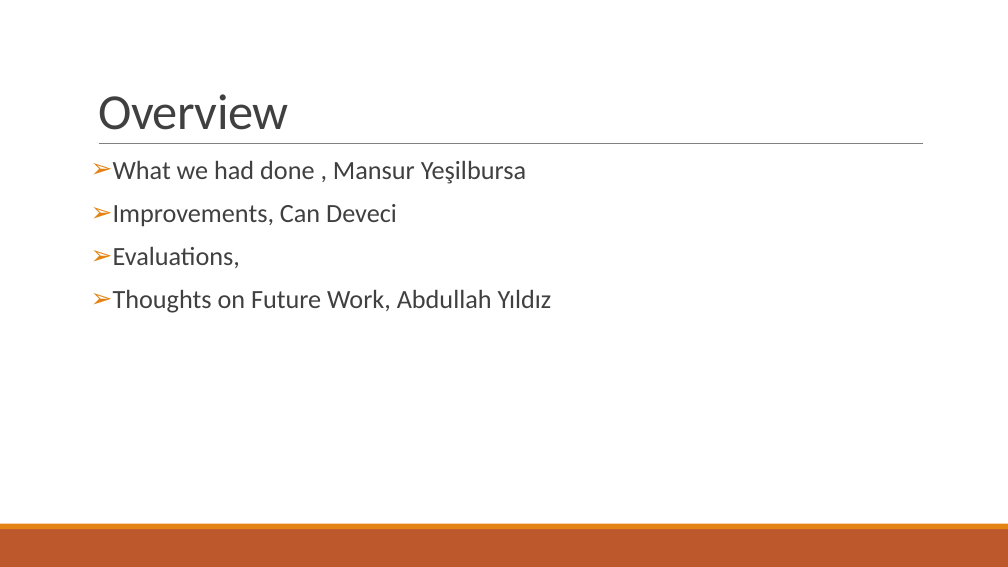
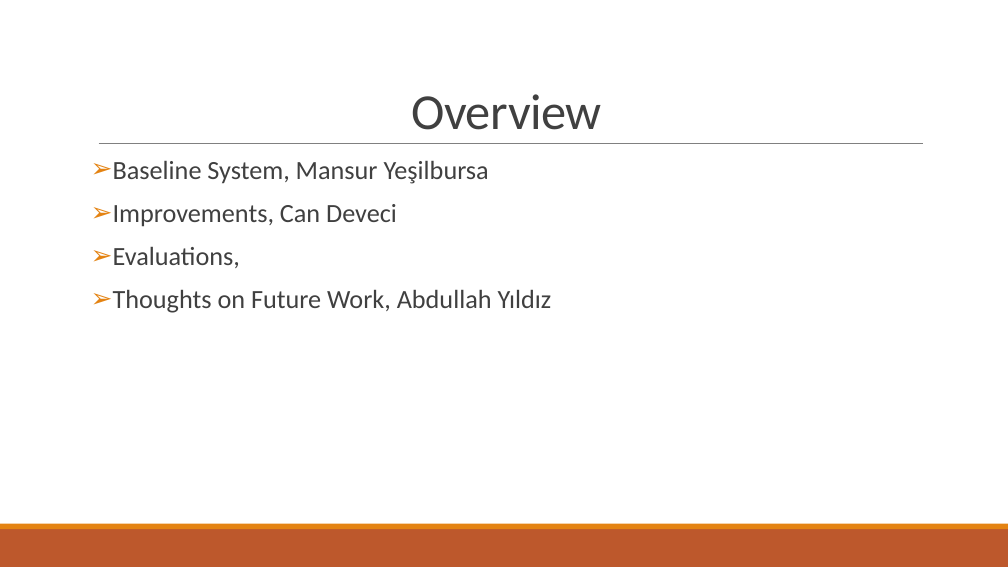
Before and after one commit to abdullahyldz/Cmpe493TermProject, a slide deck: slide 2 of Presentation/Final Presentation/Final Presentation.pptx. Drawn at 1008x567 pixels with LibreOffice and Linux fonts; fonts in the diff are those of the drawing. Boxes give left, top, right and bottom in pixels: in the first picture for what was removed or moved away, otherwise in the second. Text is boxed around its words. In the diff, an @@ line names an element or a change of style, - is before the commit and + after.

```diff
--- a/Presentation/Final Presentation/Final Presentation.pptx
+++ b/Presentation/Final Presentation/Final Presentation.pptx
@@ title "Overview" at [411,94,601,130]: alignment left to centre @@
@@ text at [113,160,489,184]: text changed @@
-➢ What we had done , Mansur Yeşilbursa
+➢ Baseline System, Mansur Yeşilbursa
```
Also in this commit, not shown: 3 other slides changed, 14 slides added, 4 slides removed.
